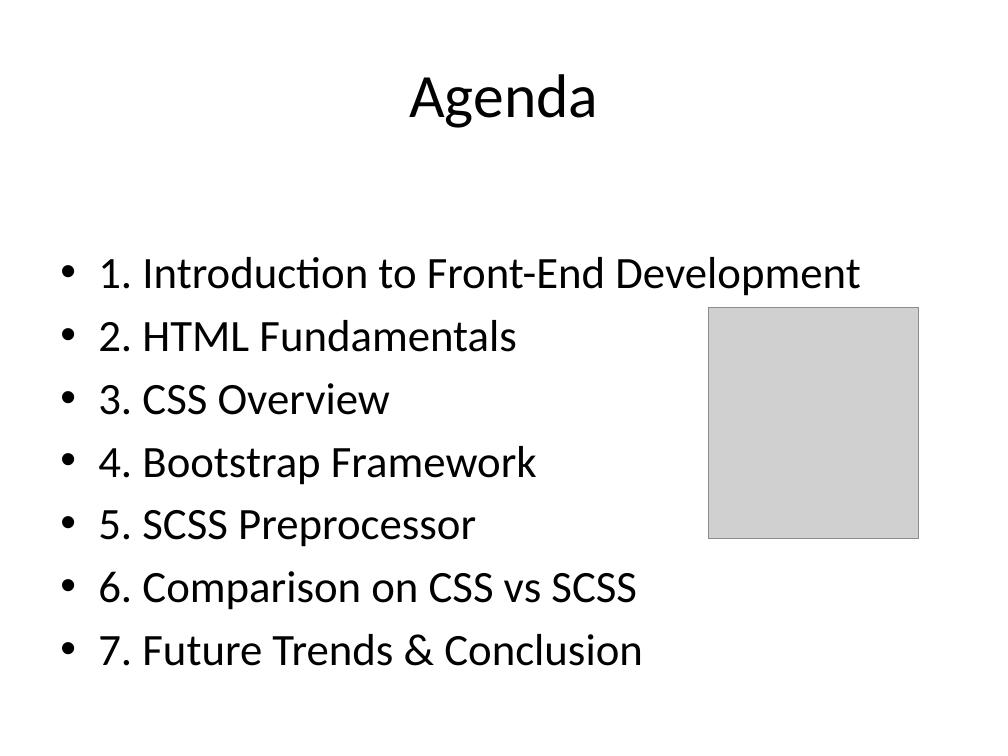
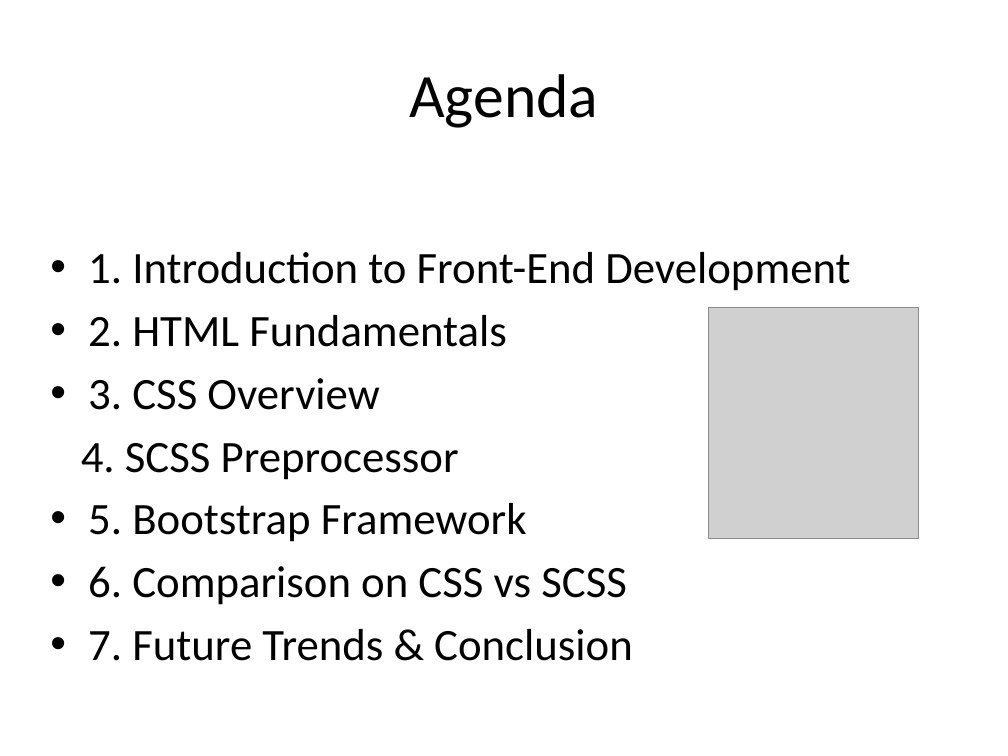
Before and after one commit to THOTAGANESH007/Basics, a slide deck: slide 2 of Presetation.pptx. Drawn at 1008x756 pixels with LibreOffice and Linux fonts; fonts in the diff are those of the drawing; grey boxes stand for pictures. Boxes give left, top, right and bottom in pixels: in the first picture for what was removed or moved away, otherwise in the second. Text is boxed around its words. In the diff, an @@ line names an element or a change of style, - is before the commit and + after.

Commit message:
Updated

```diff
--- a/Presetation.pptx
+++ b/Presetation.pptx
@@ text at bbox=[81, 443, 527, 542]: text changed @@
-• 4. Bootstrap Framework
-• 5. SCSS Preprocessor
+4. SCSS Preprocessor
+• 5. Bootstrap Framework
```
Also in this commit, not shown: 1 other slide changed, 1 slide added, 1 slide removed.
